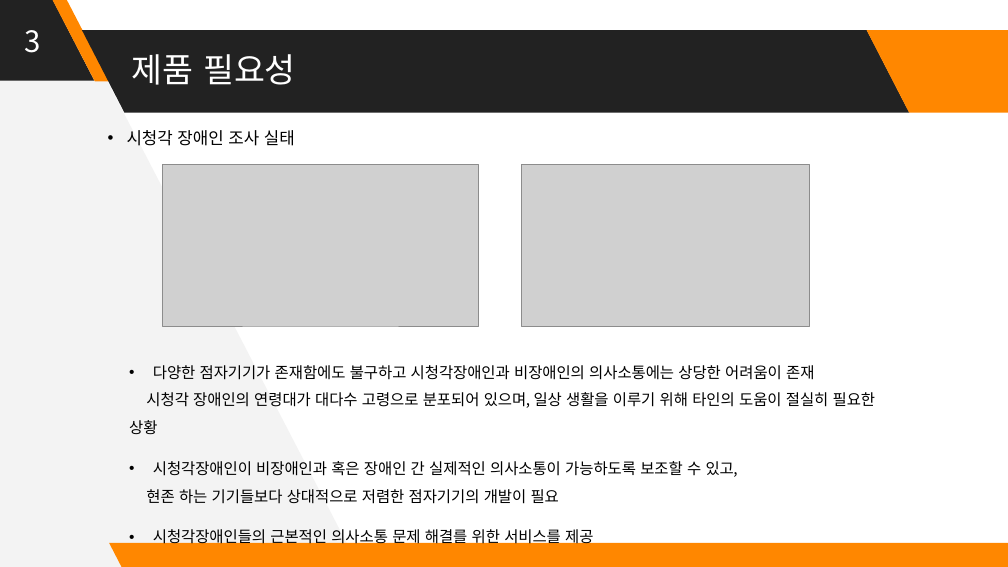
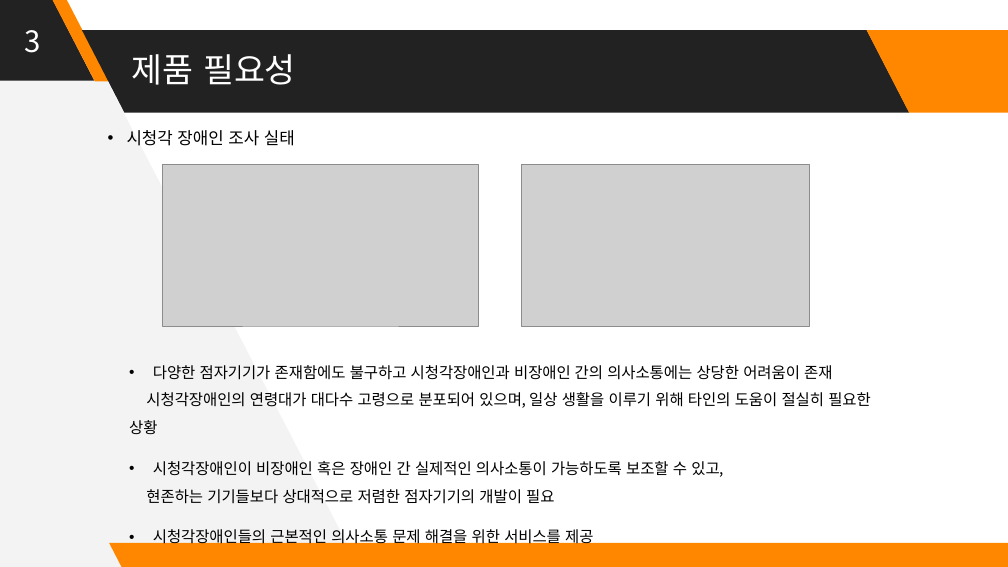
Before and after one commit to Huffon/2019_Capstone_bee, a slide deck: slide 3 of docs/8_Final Presentation Panel.pptx. Drawn at 1008x567 pixels with LibreOffice and Linux fonts; fonts in the diff are those of the drawing; grey boxes stand for pictures. Boxes give left, top, right and bottom in pixels: in the first picture for what was removed or moved away, otherwise in the second. Text is boxed around its words. In the diff, an @@ line names an element or a change of style, - is before the commit and + after.

```diff
--- a/docs/8_Final Presentation Panel.pptx
+++ b/docs/8_Final Presentation Panel.pptx
@@ text at bbox=[129, 365, 871, 547]: text changed @@
-• 다양한 점자기기가 존재함에도 불구하고 시청각장애인과 비장애인의 의사소통에는 상당한 어려움이 존재
-시청각 장애인의 연령대가 대다수 고령으로 분포되어 있으며, 일상 생활을 이루기 위해 타인의 도움이 절실히 필요한 상황
-• 시청각장애인이 비장애인과 혹은 장애인 간 실제적인 의사소통이 가능하도록 보조할 수 있고,
-현존 하는 기기들보다 상대적으로 저렴한 점자기기의 개발이 필요
-• 시청각장애인들의 근본적인 의사소통 문제 해결를 위한 서비스를 제공
+• 다양한 점자기기가 존재함에도 불구하고 시청각장애인과 비장애인 간의 의사소통에는 상당한 어려움이 존재
+시청각장애인의 연령대가 대다수 고령으로 분포되어 있으며, 일상 생활을 이루기 위해 타인의 도움이 절실히 필요한 상황
+• 시청각장애인이 비장애인 혹은 장애인 간 실제적인 의사소통이 가능하도록 보조할 수 있고,
+현존하는 기기들보다 상대적으로 저렴한 점자기기의 개발이 필요
+• 시청각장애인들의 근본적인 의사소통 문제 해결을 위한 서비스를 제공
```
Also in this commit, not shown: 4 other slides changed, 1 other file.
